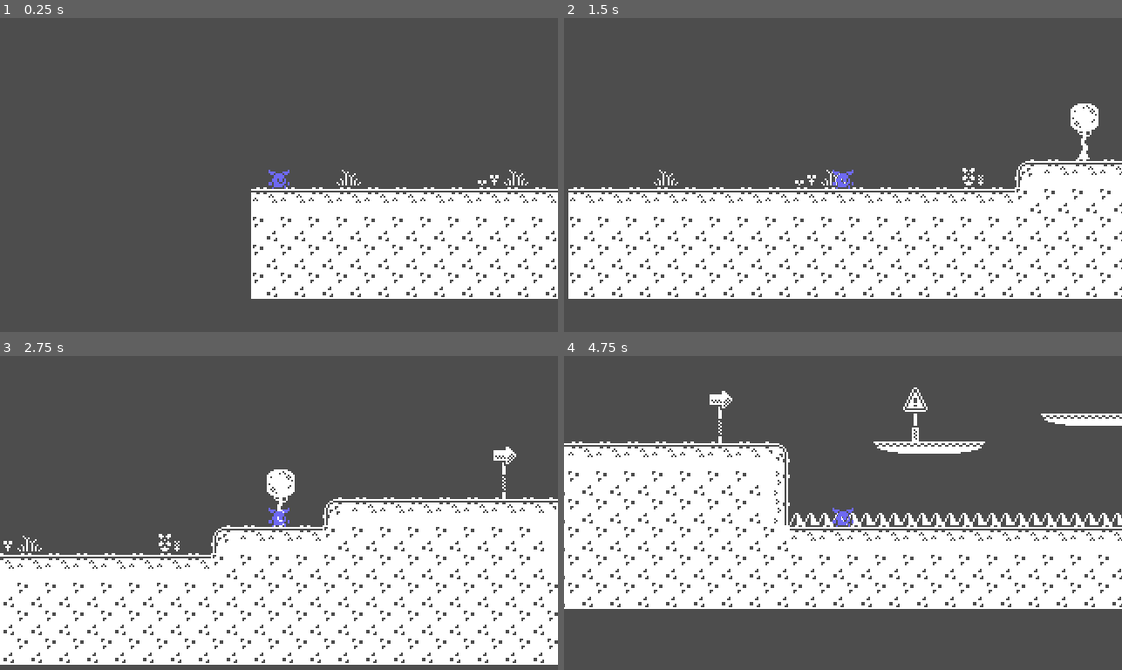
Above: before the commit, frames 1-4 (two rows, left to right).
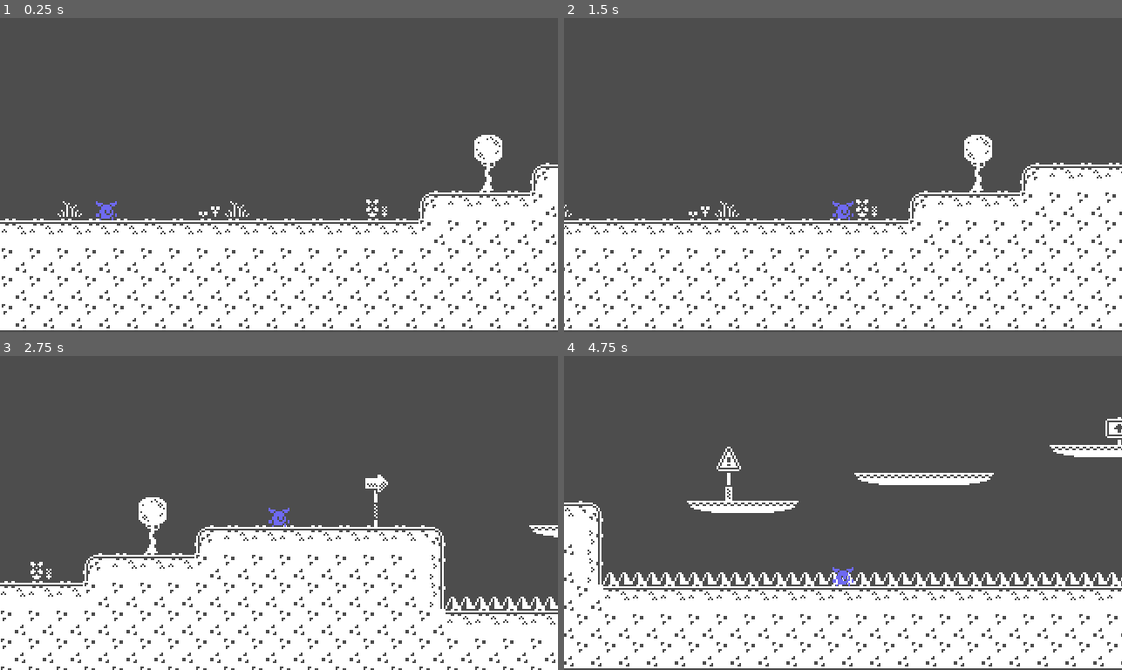
Above: after the commit, the same moments.

Repository: emilykrohn/2DPlatformer
Game: Godot game, scene res://main.tscn
Two runs of this game, one before a commit and one after it. Both use one fixed random seed, a clock stepped at 60 frames per second and the inputs below.
Inputs:
- Up to frame 1 (0.25 s): no input
- Up to frame 2 (1.5 s): tap Enter (ui_accept) at 0.5, 0.77 s; hold Right (ui_right) from 0.53 s (still down)
- Up to frame 3 (2.75 s): tap Enter (ui_accept) at 1.52 s; release Right (ui_right) at 2.03 s; hold Left (ui_left) from 2.03 s (still down)
- Up to frame 4 (4.75 s): release Left (ui_left) at 2.78 s; hold Right (ui_right) 2.78-4.28 s; tap Enter (ui_accept) at 3.02, 3.77, 4.52 s; hold Left (ui_left) from 4.28 s (still down)

The runs differ from the first frame. In frame 1, 26% of the frame differs, in the area x 0-100%, y 37-100%; in frame 2, 21%; in frame 3, 17%; in frame 4, 46%, in the area x 0-100%, y 10-100%.

Commit message:
Limit camera movement from left and bottom

Diff:
--- a/main.tscn
+++ b/main.tscn
@@ -1230,6 +1230,9 @@
 layer_0/tile_data = PackedInt32Array(65535, 524289, 4, 0, 524289, 4, 1, 524289, 4, 2, 524289, 4, 3, 524289, 4, 4, 52428 …(6033 unchanged characters)…
 
 [node name="Player" parent="." instance=ExtResource("2_shmwn")]
-position = Vector2(0, -8)
+position = Vector2(61, -8)
+metadata/_edit_group_ = true
 
 [node name="Camera2D" type="Camera2D" parent="Player"]
+limit_left = 0
+limit_bottom = 65
